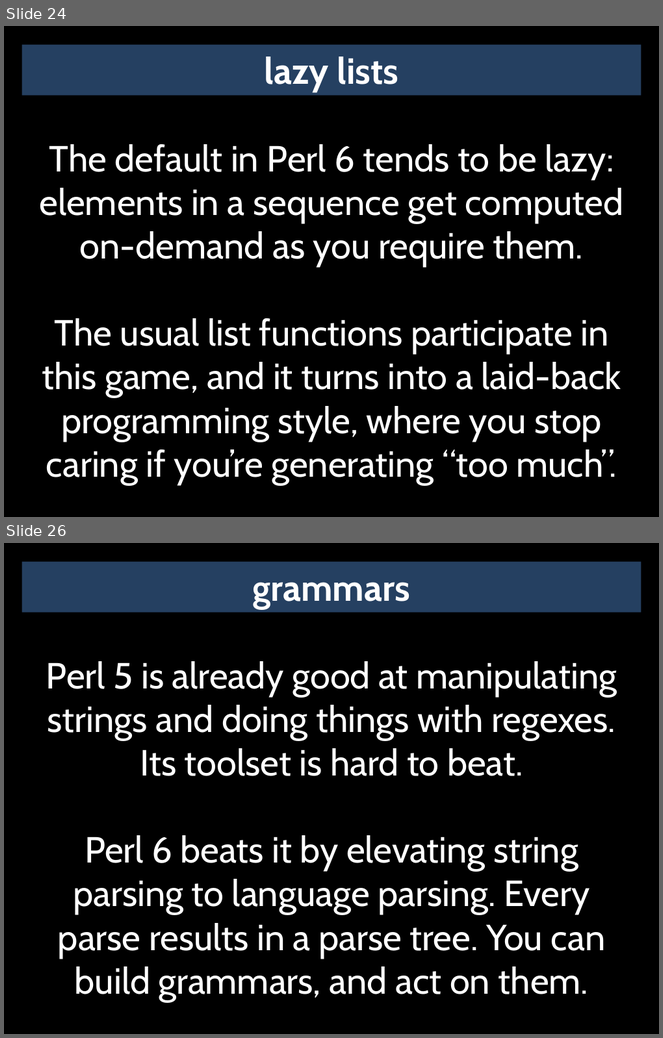
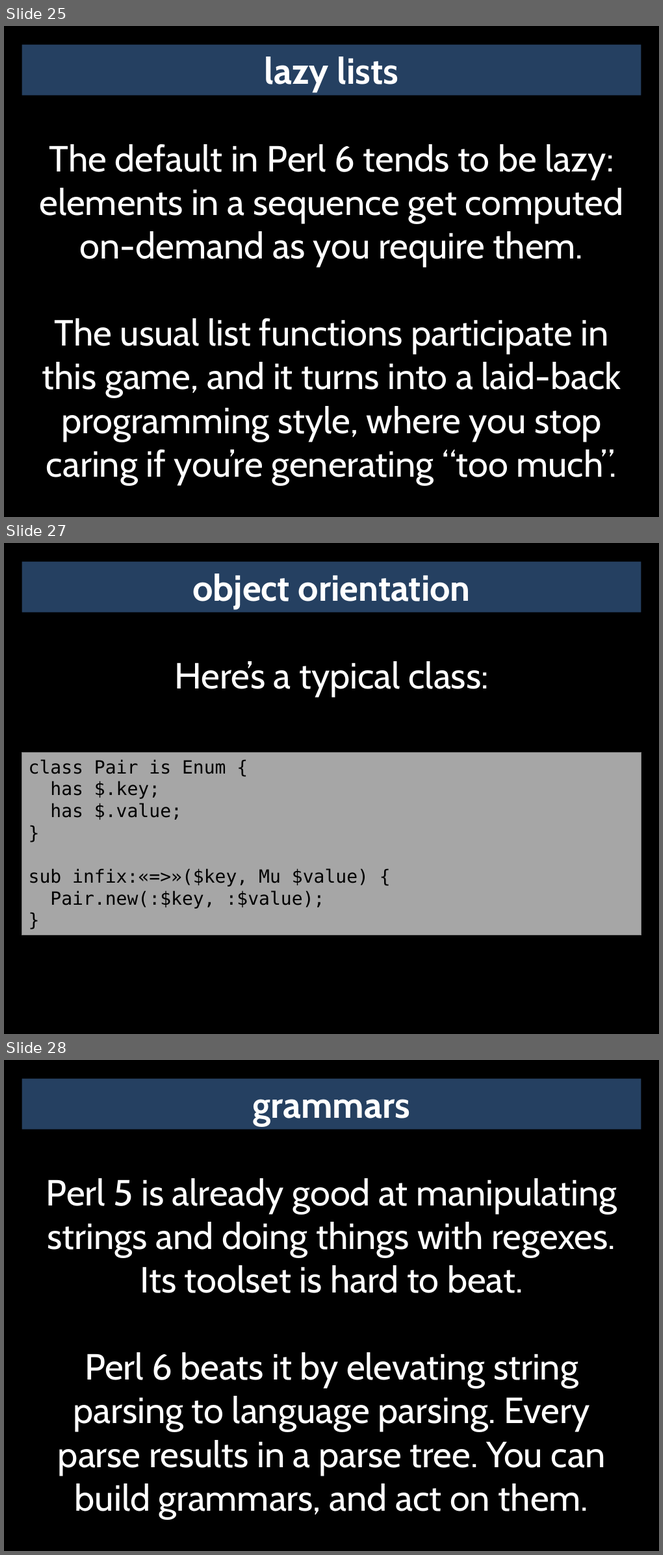
Before and after one commit to masak/talks, a slide deck: czpw-2014-pride-envy/talk.pptx. Shown one above the other, each under a label of ours: slides 24 and 26 before the commit, slides 25, 27 and 28 after it; the slides between them are not shown. The pictures are 663x1038 and 663x1555 pixels, drawn with LibreOffice and Linux fonts; fonts in the diff are those of the drawing. Boxes give left, top, right and bottom in pixels: in the first picture for what was removed or moved away, otherwise in the second. Text is boxed around its words. In the diff, an @@ line names an element or a change of style, - is before the commit and + after.

```diff
--- a/czpw-2014-pride-envy/talk.pptx
+++ b/czpw-2014-pride-envy/talk.pptx
@@ slide 27 added at box(4, 543, 659, 1034), background #000000 @@
@@ rectangle added at box(22, 562, 642, 613), fill #254061, 40 pt, text #FFFFFF, bold @@
+object orientation
@@ text added at box(174, 661, 488, 696), 40 pt, text #FFFFFF @@
+Here’s a typical class:
@@ rectangle added at box(22, 753, 642, 936), fill #A6A6A6, outline #808080 0.75 pt, 20 pt, text #000000 @@
+class Pair is Enum {
+has $.key;
+has $.value;
+}
+sub infix:«=>»($key, Mu $value) {
+Pair.new(:$key, :$value);
+}
@@ what was slide 24 is now slide 25 @@
@@ what was slide 26 is now slide 28 @@
```
Also in this commit, not shown: 13 slides changed, 4 other slides added.
